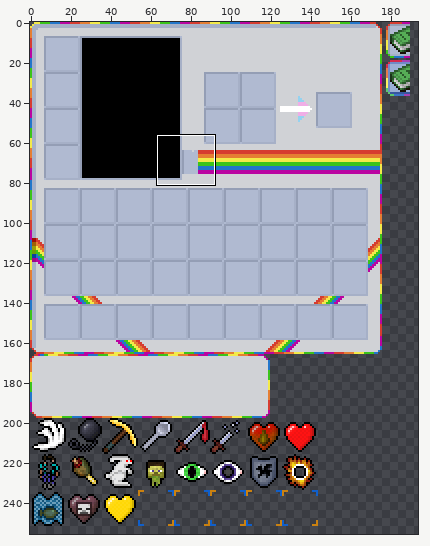
Two versions of one sprite sheet, gui/inventory.png. Above: a wide view before the commit, with the close-up outlined.
Close-up. Before the edit:
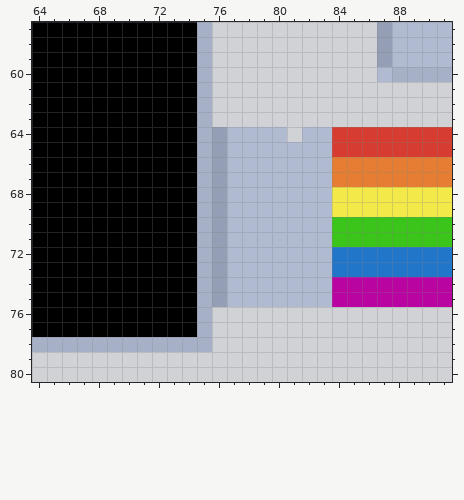
The file is 256x256 pixels. Pixels under 10% opacity are left out. Colours within 5 levels of each other are drawn and written as one. Shown: x 64..91, y 57..80. The wide view leaves out empty margins.
The result:
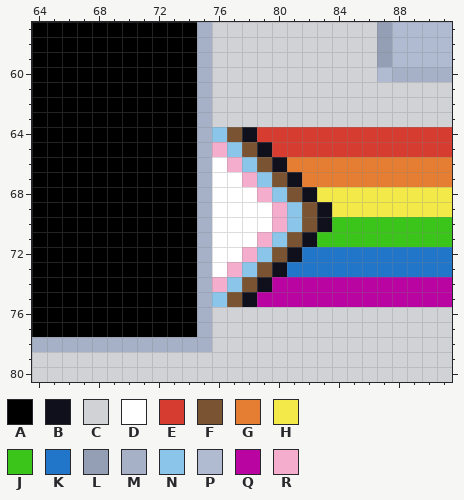
Palette (. is transparent): A #000000  B #10101d  C #d0d2d6  D #ffffff  E #d63c30  F #7a5432  G #e57e33  H #f3ea49  J #3bc41a  K #2276ca  L #949eb5  M #a6b0c7  N #8bc6ea  P #b0bad1  Q #ba04a1  R #f4adcc
Change:
The edit turns colour P into colour B in row 64 at x 78; in row 65 at x 79; in row 66 at x 80; in row 67 at x 81; in row 68 at x 82; in rows 69 to 70 at x 83.
The edit turns colour P into colour B in row 71 at x 82; in row 72 at x 81; in row 73 at x 80; in row 74 at x 79; in row 75 at x 78.
The edit turns colour L into colour D in rows 66 to 73 at x 76.
The edit turns colour P into colour D in row 67 at x 77; in row 68 at x 77 to 78; in rows 69 to 70 at x 77 to 79; in row 71 at x 77 to 78; in row 72 at x 77.
The edit turns colour C into colour E in row 64 at x 81.
The edit turns colour P into colour E in row 64 at x 79 to 80 and 82 to 83; in row 65 at x 80 to 83.
The edit turns colour P into colour F in row 64 at x 77; in row 65 at x 78; in row 66 at x 79; in row 67 at x 80; in row 68 at x 81; in rows 69 to 70 at x 82.
The edit turns colour P into colour F in row 71 at x 81; in row 72 at x 80; in row 73 at x 79; in row 74 at x 78; in row 75 at x 77.
The edit turns colour P into colour G in row 66 at x 81 to 83; in row 67 at x 82 to 83.
The edit turns colour P into colour H in row 68 at x 83.
The edit turns colour P into colour J in row 71 at x 83.
The edit turns colour P into colour K in row 72 at x 82 to 83; in row 73 at x 81 to 83.
The edit turns colour L into colour N in row 64 at x 76; in row 75 at x 76.
The edit turns colour P into colour N in row 65 at x 77; in row 66 at x 78; in row 67 at x 79; in row 68 at x 80; in rows 69 to 70 at x 81; in row 71 at x 80.
The edit turns colour P into colour N in row 72 at x 79; in row 73 at x 78; in row 74 at x 77.
The edit turns colour P into colour Q in row 74 at x 80 to 83; in row 75 at x 79 to 83.
The edit turns colour L into colour R in row 65 at x 76; in row 74 at x 76.
The edit turns colour P into colour R in row 66 at x 77; in row 67 at x 78; in row 68 at x 79; in rows 69 to 70 at x 80; in row 71 at x 79; in row 72 at x 78.
The edit turns colour P into colour R in row 73 at x 77.
